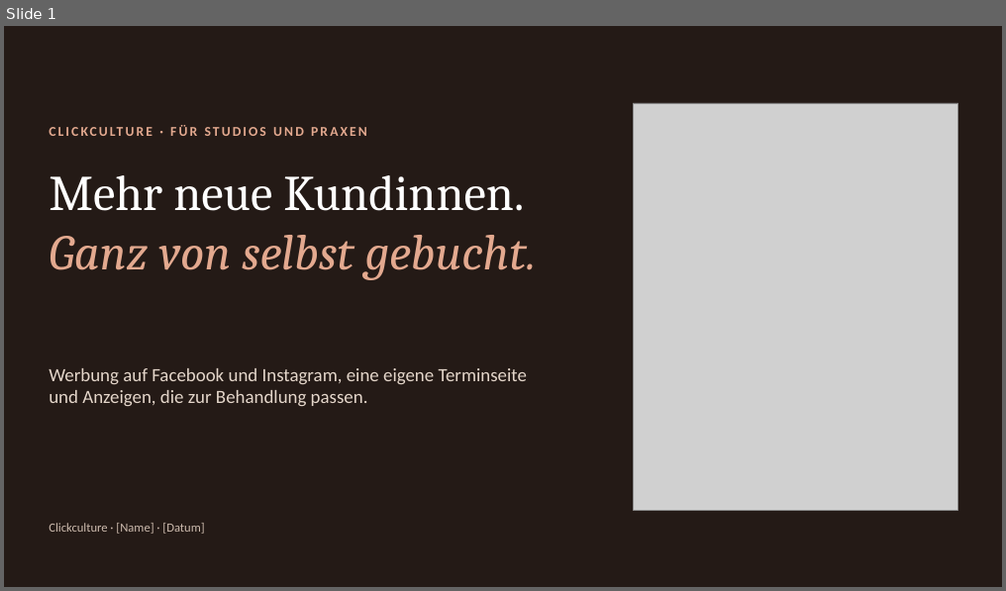
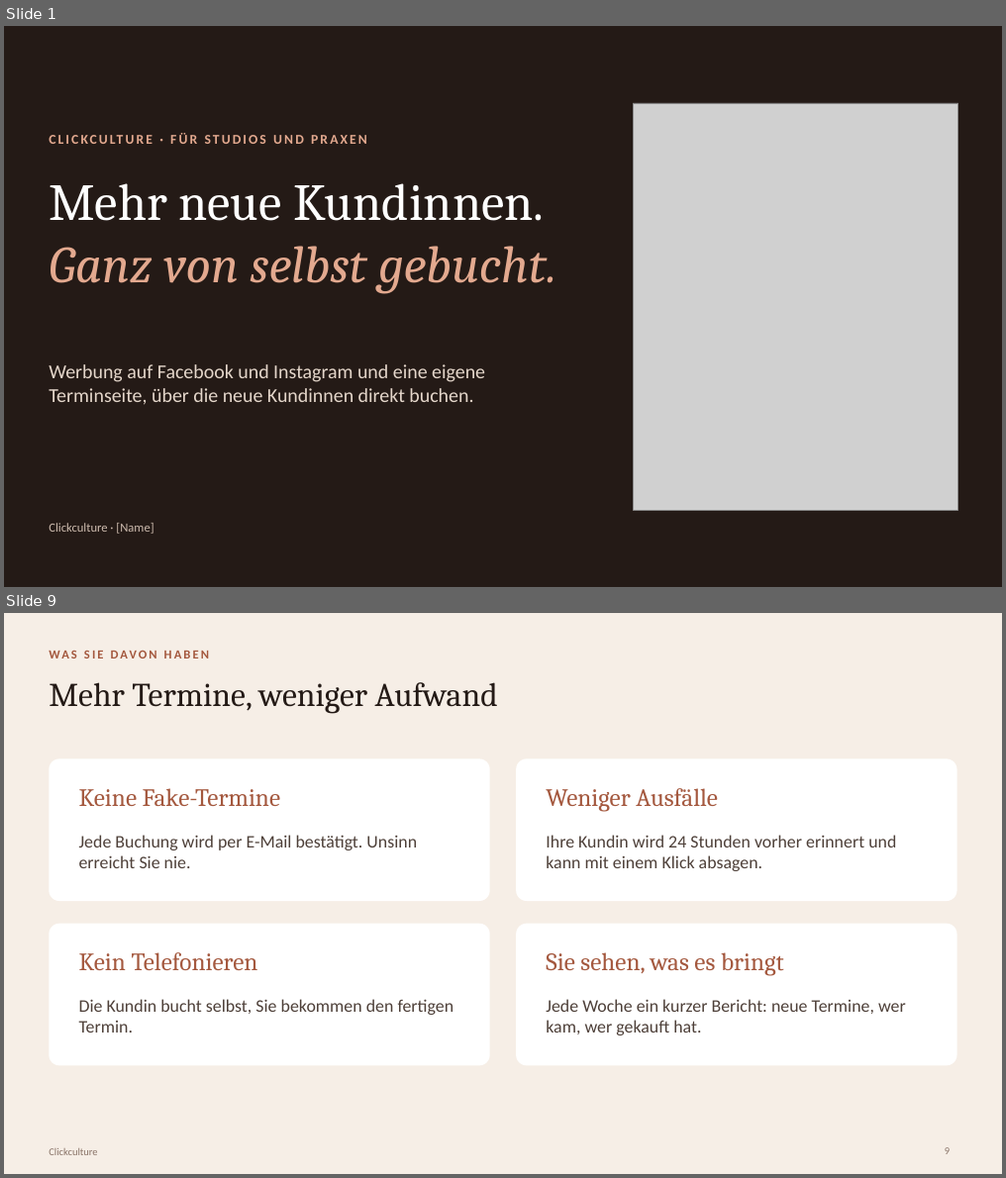
Before and after one commit to raphaelgeil652-lab/business, a slide deck: nischen/beauty/praesentation/Clickculture Beauty – Vorstellung.pptx. Shown one above the other, each under a label of ours: slide 1 before the commit, slides 1 and 9 after it; the slides between them are not shown. The pictures are 1006x591 and 1006x1178 pixels, drawn with LibreOffice and Linux fonts; fonts in the diff are those of the drawing; grey boxes stand for pictures. Boxes give left, top, right and bottom in pixels: in the first picture for what was removed or moved away, otherwise in the second. Text is boxed around its words. In the diff, an @@ line names an element or a change of style, - is before the commit and + after.

```diff
--- a/nischen/beauty/praesentation/Clickculture Beauty – Vorstellung.pptx
+++ b/nischen/beauty/praesentation/Clickculture Beauty – Vorstellung.pptx
@@ slide 9 added at [4, 613, 1002, 1174], background #F6EEE6 @@
@@ text added at [49, 647, 957, 672], 12 pt, text #A4583E, bold @@
+WAS SIE DAVON HABEN
@@ title added at [49, 682, 498, 714], 32 pt, text #241A16 @@
+Mehr Termine, weniger Aufwand
@@ rounded rectangle added at [49, 759, 490, 901], fill #FFFFFF @@
@@ rounded rectangle added at [516, 759, 957, 901], fill #FFFFFF @@
@@ text added at [79, 788, 280, 806], 24 pt, text #A4583E @@
+Keine Fake-Termine
@@ text added at [546, 788, 718, 812], 24 pt, text #A4583E @@
+Weniger Ausfälle
@@ text added at [79, 835, 417, 868], 17 pt, text #4E4039 @@
+Jede Buchung wird per E-Mail bestätigt. Unsinn erreicht Sie nie.
@@ text added at [546, 835, 896, 871], 17 pt, text #4E4039 @@
+Ihre Kundin wird 24 Stunden vorher erinnert und kann mit einem Klick absagen.
@@ rounded rectangle added at [49, 924, 490, 1065], fill #FFFFFF @@
@@ rounded rectangle added at [516, 924, 957, 1065], fill #FFFFFF @@
@@ text added at [79, 953, 258, 970], 24 pt, text #A4583E @@
+Kein Telefonieren
@@ text added at [546, 953, 784, 976], 24 pt, text #A4583E @@
+Sie sehen, was es bringt
@@ text added at [79, 999, 454, 1033], 17 pt, text #4E4039 @@
+Die Kundin bucht selbst, Sie bekommen den fertigen Termin.
@@ text added at [546, 999, 906, 1036], 17 pt, text #4E4039 @@
+Jede Woche ein kurzer Bericht: neue Termine, wer kam, wer gekauft hat.
@@ text added at [49, 1149, 97, 1156], 10 pt, text #8A7468 @@
+Clickculture
@@ page number added at [944, 1148, 949, 1155], 10 pt, text #8A7468 @@
+9
@@ slide 1 changed as well @@
@@ text "CLICKCULTURE · FÜR STUDIOS UND ...": place and size @@
-text "CLICKCULTURE · FÜR STUDIOS UND ..." at [49, 123, 573, 150]
+text "CLICKCULTURE · FÜR STUDIOS UND ..." at [49, 131, 573, 157]
@@ text "Mehr neue Kundinnen. Ganz von ...": place and size @@
-text "Mehr neue Kundinnen. Ganz von ..." at [49, 175, 537, 280]
+text "Mehr neue Kundinnen. Ganz von ..." at [49, 183, 556, 293]
@@ text "Mehr neue Kundinnen. Ganz von ..." at [49, 183, 556, 293]: size 48 to 50 pt @@
@@ text at [49, 365, 485, 405]: text changed; size 18 to 19 pt @@
-Werbung auf Facebook und Instagram, eine eigene Terminseite und Anzeigen, die zur Behandlung passen.
+Werbung auf Facebook und Instagram und eine eigene Terminseite, über die neue Kundinnen direkt buchen.
@@ text at [49, 523, 153, 534]: text changed @@
-Clickculture · [Name] · [Datum]
+Clickculture · [Name]
```
Also in this commit, not shown: 2 other slides changed, 8 other slides added, 13 slides removed.
